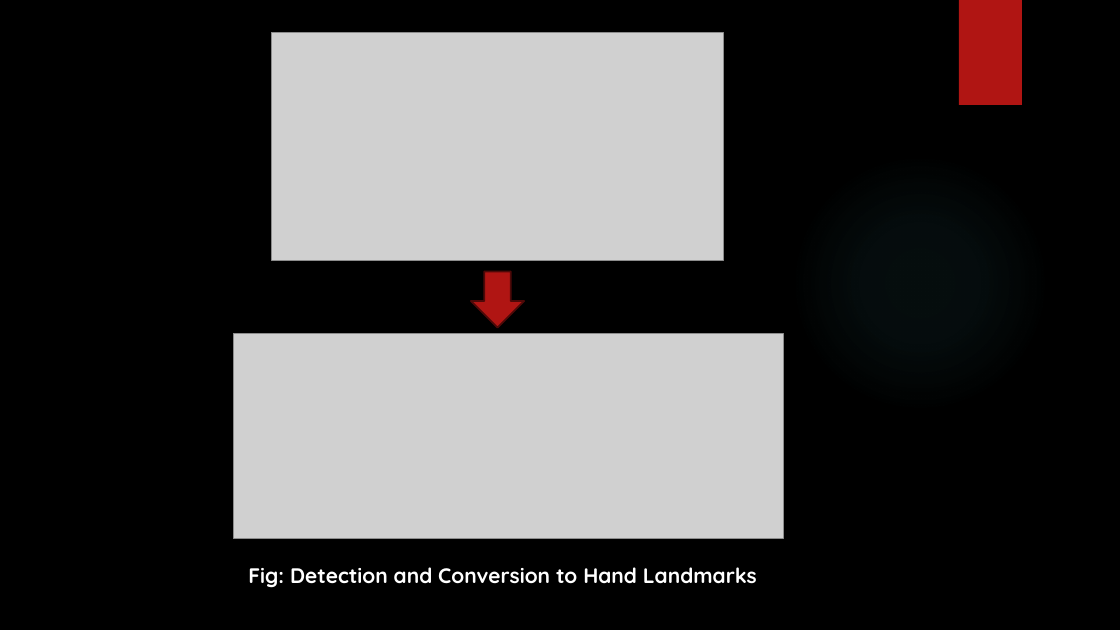
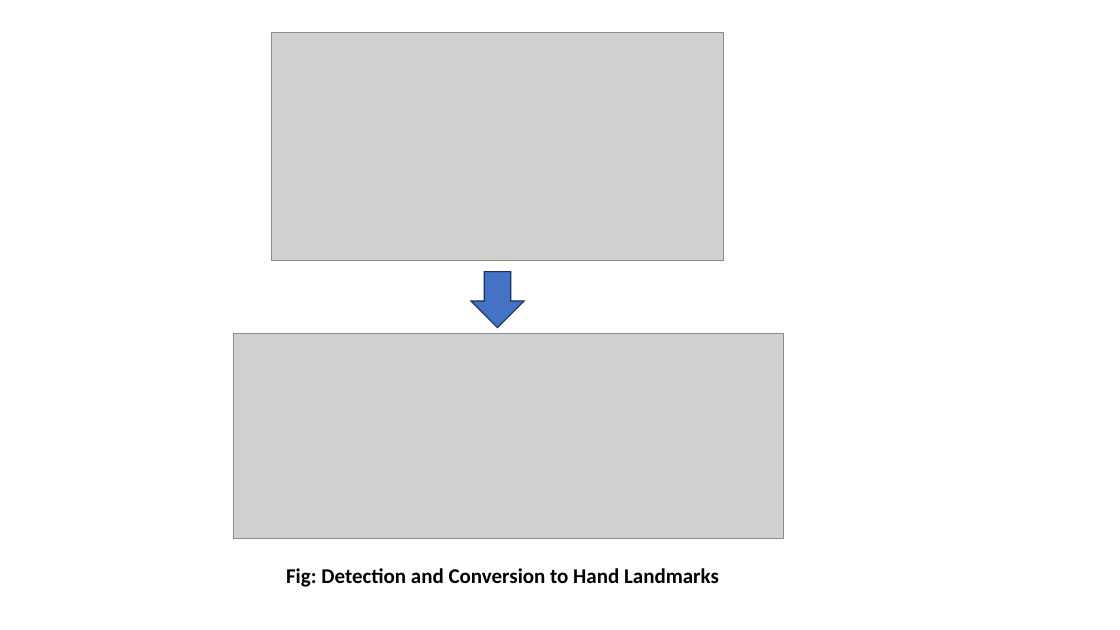
Before and after one commit to thatsabhishek/Gesture-Control-System, a slide deck: slide 7 of Gesture Control System.pptx (slide 9 before the commit). Drawn at 1120x630 pixels with LibreOffice and Linux fonts; fonts in the diff are those of the drawing; grey boxes stand for pictures; background and template pictures are left out. Boxes give left, top, right and bottom in pixels: in the first picture for what was removed or moved away, otherwise in the second. Text is boxed around its words. In the diff, an @@ line names an element or a change of style, - is before the commit and + after.

```diff
--- a/Gesture Control System.pptx
+++ b/Gesture Control System.pptx
@@ background picture (left out) to #FFFFFF @@
@@ rectangle removed at (959,0,1022,105) @@
@@ ellipse removed at (791,154,1049,413) @@
@@ down arrow at (471,271,524,328): fill #B01513 to #4472C4; outline #4D0908 1.5 pt to #1E3256 1 pt @@
@@ text "Fig: Detection and Conversion to ..." at (286,568,719,587): font Quicksand to Calibri, text colour #FFFFFF to #000000 @@
```
Also in this commit, not shown: 10 other slides changed, 4 slides added, 5 slides removed.
